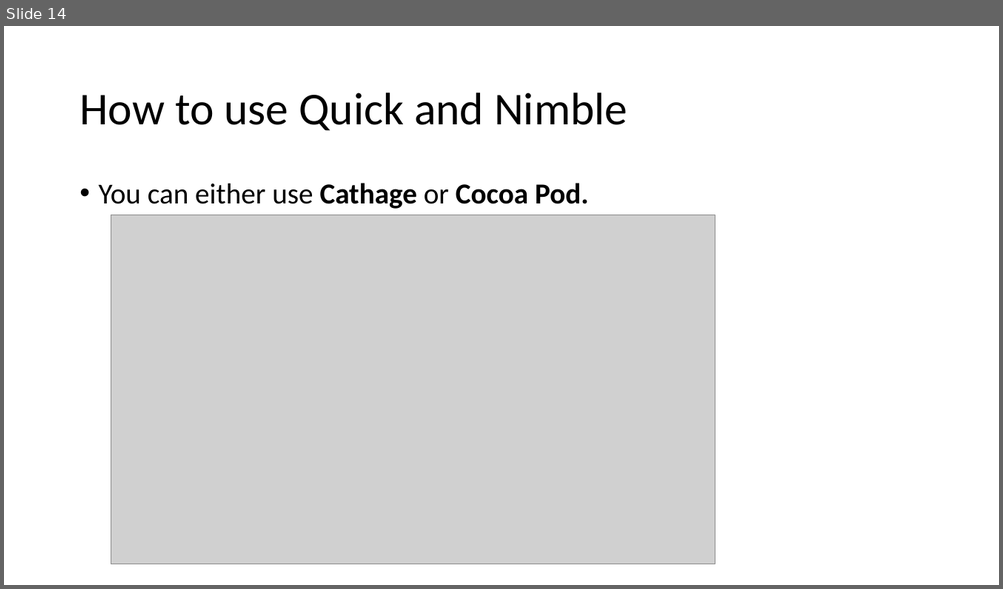
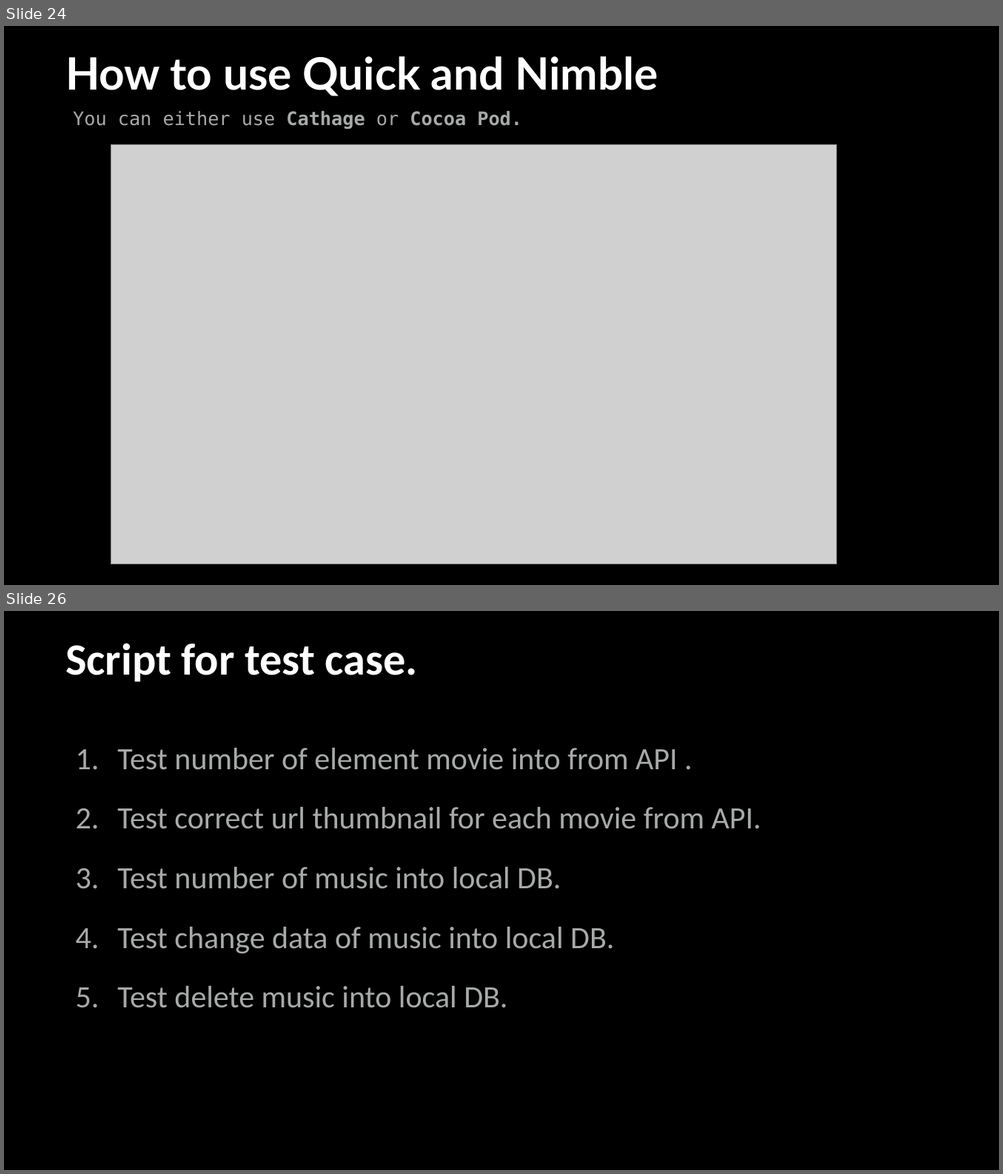
Before and after one commit to vfa-cancc/simpleapp, a slide deck: document/VFA-iOS-testing.pptx. Shown one above the other, each under a label of ours: slide 14 before the commit, slides 24 and 26 after it; the slides between them are not shown. The pictures are 1003x589 and 1003x1174 pixels, drawn with LibreOffice and Linux fonts; fonts in the diff are those of the drawing; grey boxes stand for pictures. Boxes give left, top, right and bottom in pixels: in the first picture for what was removed or moved away, otherwise in the second. Text is boxed around its words. In the diff, an @@ line names an element or a change of style, - is before the commit and + after.

```diff
--- a/document/VFA-iOS-testing.pptx
+++ b/document/VFA-iOS-testing.pptx
@@ slide 26 added at (4,611,999,1170), background #FFFFFF; not listed: 1 template element that a slide beside it also shows @@
@@ title added at (65,643,418,682), 43.1 pt, text #FFFFFF, bold @@
+Script for test case.
@@ text added at (117,748,761,1008), 30 pt, text #A7AAA9 @@
+1. Test number of element movie into from API .
+2. Test correct url thumbnail for each movie from API.
+3. Test number of music into local DB.
+4. Test change data of music into local DB.
+5. Test delete music into local DB.
@@ what was slide 14 is now slide 24 @@
@@ slide 24 changed as well @@
@@ freeform shape added at (4,26,999,585), fill #000000 @@
@@ title "How to use Quick and ...": place and size @@
-title "How to use Quick and ..." at (79,93,627,130)
+title "How to use Quick and ..." at (65,56,657,96)
@@ title "How to use Quick and ..." at (65,56,657,96): size 44 to 43.1 pt, font Calibri to Lato, text colour #000000 to #FFFFFF, bold on; line spacing 0.9 to 1; vertical alignment middle to top @@
@@ text "You can either use Cathage ...": place and size @@
-text "You can either use Cathage ..." at (99,183,589,209)
+text "You can either use Cathage ..." at (73,111,522,129)
@@ text "You can either use Cathage ..." at (73,111,522,129): size 28 to 18 pt, font Calibri to DejaVu Sans Mono, text colour #000000 to #A7AAA9; bullet • to none; line spacing 0.9 to 1; less space between paragraphs @@
@@ picture: place and size @@
-picture at (111,215,715,565)
+picture at (111,144,836,565)
```
Also in this commit, not shown: 14 other slides changed, 12 other slides added, 1 slide removed, 1 other file.
